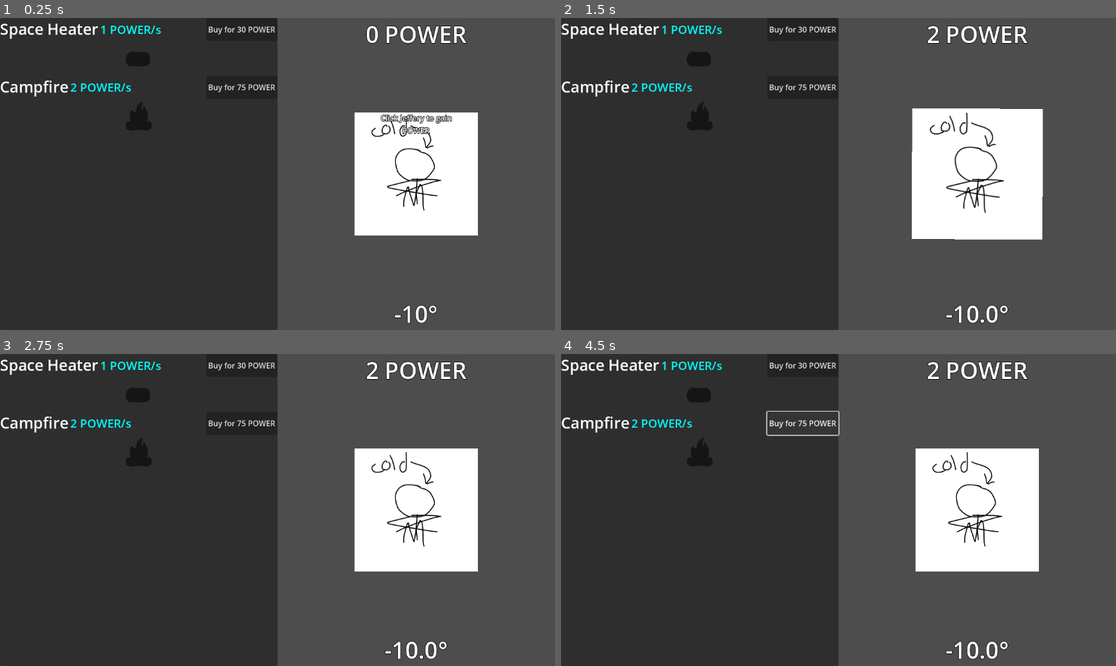
Above: before the commit, frames 1-4 (two rows, left to right).
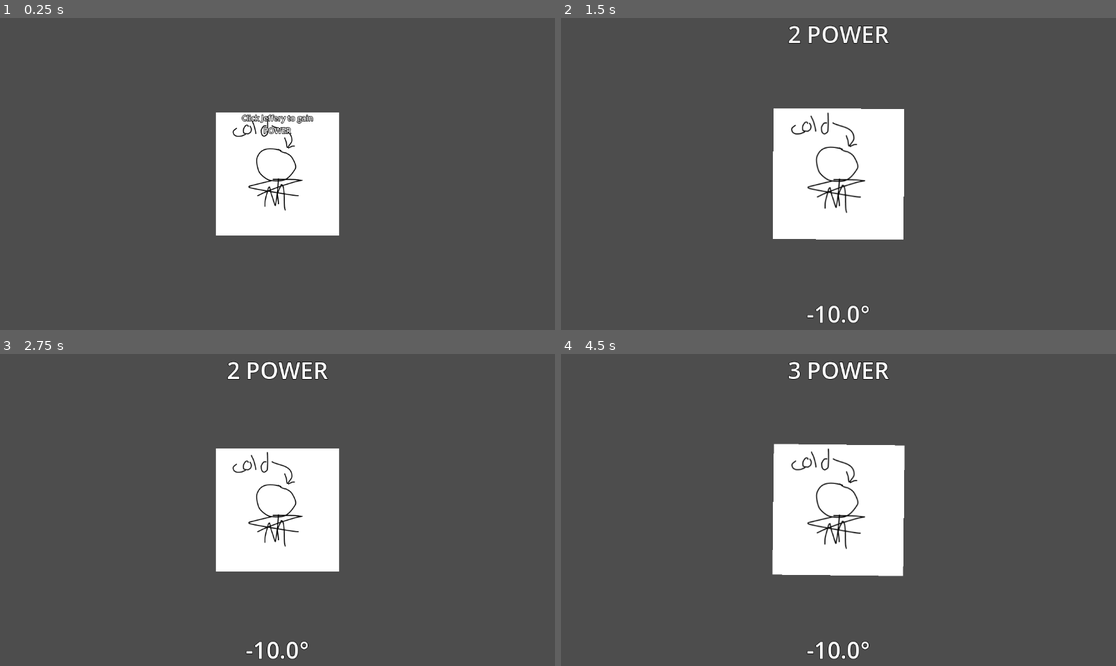
Above: after the commit, the same moments.

Repository: ToasterPanic/its-cold-outside
Game: Godot game, scene res://scenes/game.tscn
The game is run twice, just before and just after one commit, with the same random seed, the same clock (stepped at 60 frames per second) and the same inputs.
Inputs (mouse positions are in pixels of both pictures, inside the frame that each line leads up to):
- Up to frame 1 (0.25 s): no input
- Up to frame 2 (1.5 s): click "Click Jeffery to gain POWER" at 0.5 s; tap Enter at 1.25 s; hold Right from 1.28 s (still down); tap Alt at 1.35 s
- Up to frame 3 (2.75 s): release Right at 2.03 s; hold Down from 2.03 s (still down); tap Shift at 2.1 s
- Up to frame 4 (4.5 s): release Down at 2.75 s; click (805, 366) at 2.75 s, where only the run before the commit has a clickable "Buy for 30 POWER"; click (805, 422) at 3.5 s, where only the run before the commit has a clickable "Buy for 75 POWER"; tap Space at 4.25 s; hold Right from 4.28 s (still down); tap Alt at 4.35 s

The runs differ from the first frame. In frame 1, 63% of the frame differs, in the area x 0-87%, y 0-100%; in frame 2, 65%; in frame 3, 64%; in frame 4, 64%.

Commit message:
Number shortening, tutorial started

Diff:
--- a/scenes/game.tscn
+++ b/scenes/game.tscn
@@ -2,11 +2,16 @@
 
 [ext_resource type="Texture2D" uid="uid://wn75psbolp0e" path="res://textures/jeffery.png" id="1_uwrxv"]
 [ext_resource type="Script" uid="uid://dt25ajg5sqcl8" path="res://scripts/game.gd" id="1_yqjtg"]
-[ext_resource type="PackedScene" uid="uid://cgv0puwr6i68p" path="res://scenes/buyable_ui_item.tscn" id="3_lnu2h"]
 
 [sub_resource type="LabelSettings" id="LabelSettings_uwrxv"]
 outline_size = 4
 outline_color = Color(0, 0, 0, 1)
+
+[sub_resource type="StyleBoxEmpty" id="StyleBoxEmpty_lnu2h"]
+content_margin_left = 8.0
+content_margin_top = 8.0
+content_margin_right = 8.0
+content_margin_bottom = 8.0
 
 [sub_resource type="LabelSettings" id="LabelSettings_yqjtg"]
 font_size = 48
@@ -17,7 +22,7 @@
 script = ExtResource("1_yqjtg")
 
 [node name="Camera2D" type="Camera2D" parent="."]
-position = Vector2(-300, 0)
+position_smoothing_enabled = true
 
 [node name="Jeffery" type="TextureButton" parent="."]
 anchors_preset = 8
@@ -68,16 +73,24 @@
 anchor_bottom = 1.0
 grow_vertical = 2
 
-[node name="VBoxContainer" type="VBoxContainer" parent="CanvasLayer/Control/Panel"]
+[node name="Tabs" type="TabContainer" parent="CanvasLayer/Control/Panel"]
 layout_mode = 1
 anchors_preset = 15
 anchor_right = 1.0
 anchor_bottom = 1.0
 grow_horizontal = 2
 grow_vertical = 2
+current_tab = 0
 
-[node name="BuyableUIItem" parent="CanvasLayer/Control/Panel/VBoxContainer" instance=ExtResource("3_lnu2h")]
+[node name="Store" type="ScrollContainer" parent="CanvasLayer/Control/Panel/Tabs"]
 layout_mode = 2
+theme_override_styles/panel = SubResource("StyleBoxEmpty_lnu2h")
+metadata/_tab_index = 0
+
+[node name="VBox" type="VBoxContainer" parent="CanvasLayer/Control/Panel/Tabs/Store"]
+layout_mode = 2
+size_flags_horizontal = 3
+size_flags_vertical = 0
 
 [node name="PowerMeter" type="Label" parent="CanvasLayer/Control"]
 layout_mode = 1
--- a/scripts/buyable_ui_item.gd
+++ b/scripts/buyable_ui_item.gd
@@ -4,12 +4,10 @@
 
 func _ready() -> void:
 	$Top/Name.text = global.buyables[get_meta("type")].name
-	$Top/Buy.text = "Buy for " + str(global.buyables[get_meta("type")].cost) + " POWER"
-	$Top/Cost.text = str(global.buyables[get_meta("type")].passive_power) + " POWER/s"
+	$Top/Buy.text = "Buy for " + global.numtext(global.buyables[get_meta("type")].cost) + " POWER"
+	$Top/Cost.text = global.numtext(global.buyables[get_meta("type")].passive_power) + " POWER/s"
 
 	$Bottom/HBoxContainer/None.texture = load("res://textures/" + get_meta("type") + ".png")
-
-	print(owner)
 
 func _on_buy_pressed() -> void:
 	if game.power >= global.buyables[get_meta("type")].cost:
--- a/scripts/game.gd
+++ b/scripts/game.gd
@@ -2,6 +2,7 @@
 
 var power = 0
 var temperature = -10
+var tutorial_progress = 0
 var boughts = {
 
 }
@@ -11,8 +12,6 @@
 var buyable_ui_item_scene = preload("res://scenes/buyable_ui_item.tscn")
 
 func _ready() -> void:
-	$CanvasLayer/Control/Panel/VBoxContainer/BuyableUIItem.free()
-
 	for n in global.buyables.keys():
 		boughts[n] = 0
 
@@ -20,7 +19,7 @@
 		buyable_ui_item.set_meta("type", n)
 		buyable_ui_item.game = self
 
-		$CanvasLayer/Control/Panel/VBoxContainer.add_child(buyable_ui_item)
+		$CanvasLayer/Control/Panel/Tabs/Store/VBox.add_child(buyable_ui_item)
 
 func _process(delta: float) -> void:
 	time_to_next_passive_power -= delta
@@ -38,11 +37,38 @@
 	$Jeffery.scale.x -= ($Jeffery.scale.x - 1) * (delta * 3)
 	$Jeffery.scale.y = $Jeffery.scale.x
 
-	$CanvasLayer/Control/PowerMeter.text = str(floori(power)) + " POWER"
+	$CanvasLayer/Control/PowerMeter.text = global.numtext(power) + " POWER"
 
-	$CanvasLayer/Control/TemperatureMeter.text = str(temperature) + "°"
+	$CanvasLayer/Control/TemperatureMeter.text = global.numtext(temperature) + "°"
 
-	$Camera2D.position.x = get_viewport().size.x / -4
+	if tutorial_progress == 0:
+		$Camera2D.position.x = 0
+		if power >= 1:
+			tutorial_progress += 1
+
+		$CanvasLayer/Control/PowerMeter.anchor_left = 0
+		$CanvasLayer/Control/TemperatureMeter.anchor_left = 0
+
+		$CanvasLayer/Control/PowerMeter.modulate = Color(1, 1, 1, 0)
+		$CanvasLayer/Control/TemperatureMeter.modulate = Color(1, 1, 1, 0)
+
+		$CanvasLayer/Control/Panel.visible = false
+		$CanvasLayer/Control/Panel.modulate = Color(1, 1, 1, 0)
+	elif tutorial_progress == 1:
+		$CanvasLayer/Control/TemperatureMeter.modulate.a += (1 - $CanvasLayer/Control/PowerMeter.modulate.a) * (delta * 3)
+		$CanvasLayer/Control/PowerMeter.modulate.a = $CanvasLayer/Control/TemperatureMeter.modulate.a
+
+		$Camera2D.position.x = 0
+		if power >= 50:
+			tutorial_progress += 1
+	else:
+		$Camera2D.position.x = get_viewport().size.x / -4
+
+		$CanvasLayer/Control/TemperatureMeter.anchor_left += (0.5 - $CanvasLayer/Control/PowerMeter.anchor_left) * (delta * 3)
+		$CanvasLayer/Control/PowerMeter.anchor_left = $CanvasLayer/Control/TemperatureMeter.anchor_left
+
+		$CanvasLayer/Control/Panel.visible = true
+		$CanvasLayer/Control/Panel.modulate.a += (1 - $CanvasLayer/Control/Panel.modulate.a) * (delta * 3)
 
 
 func _on_jeffery_pressed() -> void:
--- a/scripts/global.gd
+++ b/scripts/global.gd
@@ -2,19 +2,42 @@
 
 var buyables = {
 	"space_heater": {
-		"passive_power": 1,
+		"passive_power": 3,
 		"heat": 0.1,
 		"max_amount": 10,
-		"cost": 30,
+		"cost": 50,
 
 		"name": "Space Heater",
 	},
 	"campfire": {
-		"passive_power": 2,
+		"passive_power": 5,
 		"heat": 0.2,
 		"max_amount": 10,
-		"cost": 75,
+		"cost": 120,
 
 		"name": "Campfire",
 	},
 }
+
+# Takes a number, makes it a string, abbreviates it by size
+func numtext(number) -> String:
+	if number >= 1e30:
+		return str(floorf(number / 1e29) / 10) + "Oc"
+	if number >= 1e27:
+		return str(floorf(number / 1e26) / 10) + "Sp"
+	if number >= 1e24:
+		return str(floorf(number / 1e23) / 10) + "Sx"
+	if number >= 1e21:
+		return str(floorf(number / 1e20) / 10) + "Qi"
+	if number >= 1e18:
+		return str(floorf(number / 1e17) / 10) + "Qa"
+	if number >= 1e15:
+		return str(floorf(number / 1e14) / 10) + "Tr"
+	if number >= 1e12:
+		return str(floorf(number / 1e11) / 10) + "B"
+	if number >= 1e9:
+		return str(floorf(number / 1e8) / 10) + "M"
+	if number >= 10000:
+		return str(floorf(number / 100) / 10) + "K"
+
+	return str(number)
